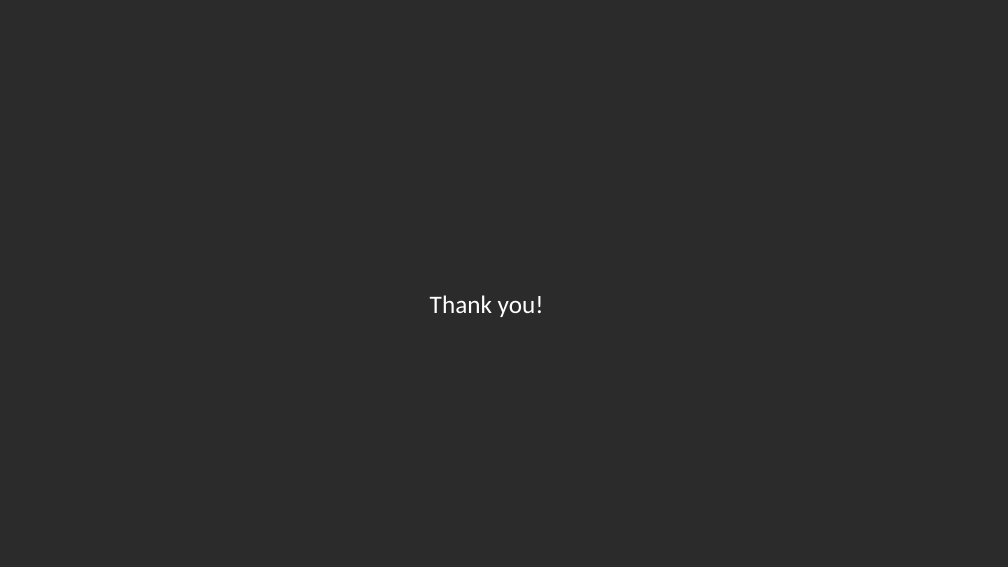
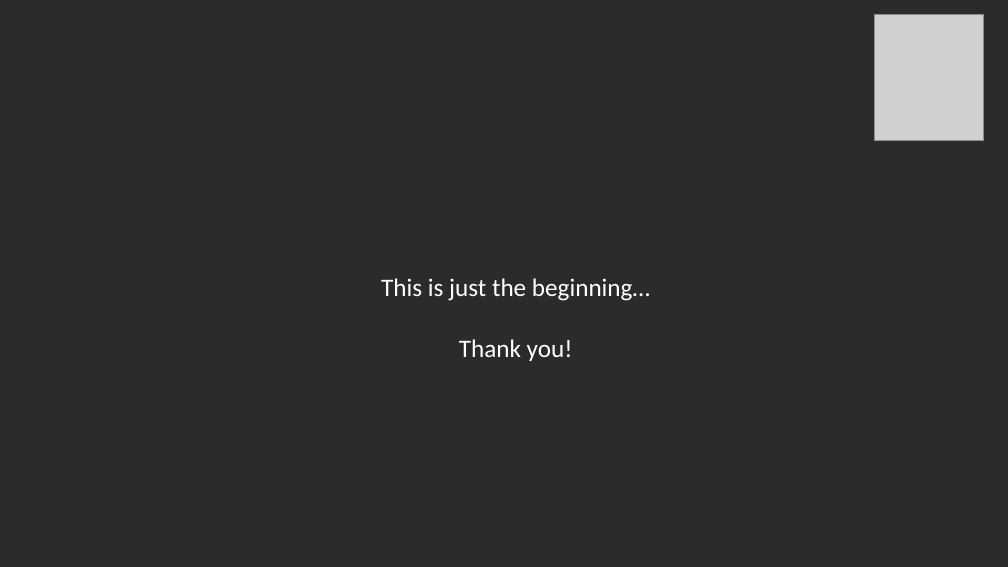
Before and after one commit to daniel-chervin/DS18_FinalProject, a slide deck: slide 18 of ds18_GBM_Autosegmentation.pptx. Drawn at 1008x567 pixels with LibreOffice and Linux fonts; fonts in the diff are those of the drawing; grey boxes stand for pictures; background and template pictures are left out; a plain dark background stands for a picture behind light text. Boxes give left, top, right and bottom in pixels: in the first picture for what was removed or moved away, otherwise in the second. Text is boxed around its words. In the diff, an @@ line names an element or a change of style, - is before the commit and + after.

```diff
--- a/ds18_GBM_Autosegmentation.pptx
+++ b/ds18_GBM_Autosegmentation.pptx
@@ picture added at <box>874,14,984,140</box> @@
@@ text "This is just the beginning…": place and size @@
-text "This is just the beginning…" at <box>430,295,544,317</box>
+text "This is just the beginning…" at <box>381,278,650,361</box>
@@ text at <box>381,278,650,301</box>: paragraph added @@
+This is just the beginning…
@@ text at <box>459,339,573,361</box>: alignment left to centre @@
```
Also in this commit, not shown: 1 other slide changed.
